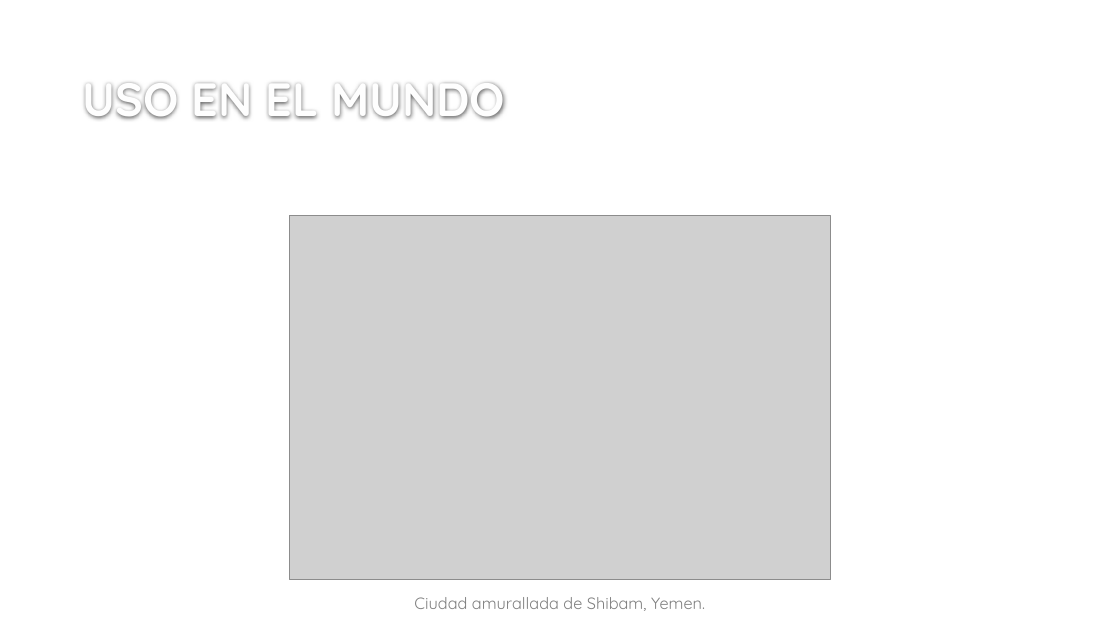
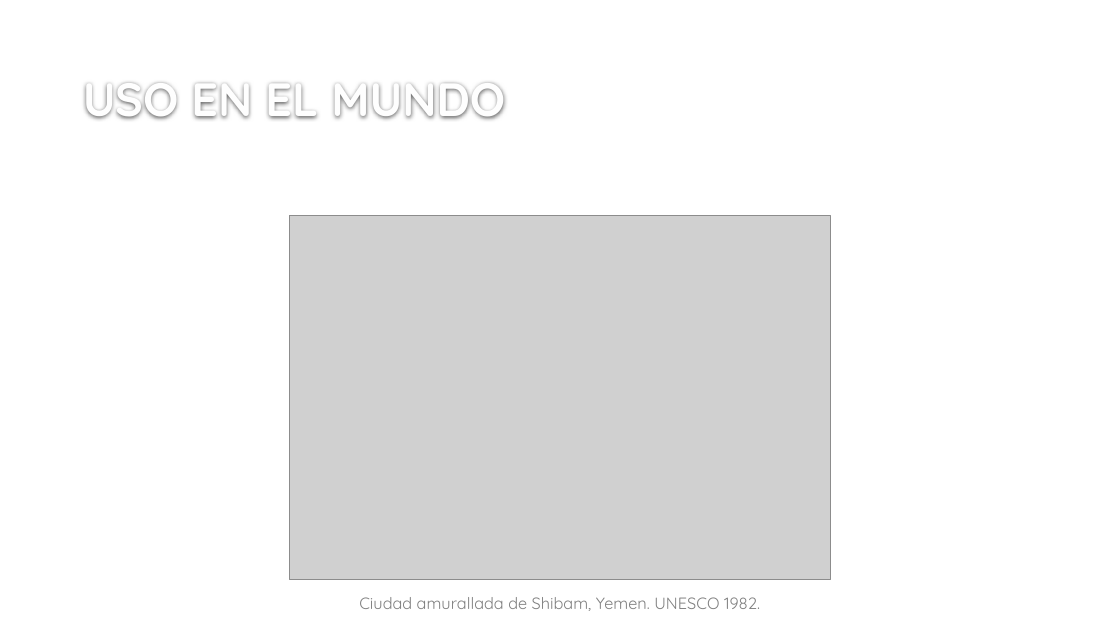
Before and after one commit to ppizarror/proyecto-CI6501, a slide deck: slide 16 of SISTEMAS CONSTRUCTIVOS EN ALBAÑILERIÁ.pptx (slide 14 before the commit). Drawn at 1120x630 pixels with LibreOffice and Linux fonts; fonts in the diff are those of the drawing; grey boxes stand for pictures; background and template pictures are left out. Boxes give left, top, right and bottom in pixels: in the first picture for what was removed or moved away, otherwise in the second. Text is boxed around its words. In the diff, an @@ line names an element or a change of style, - is before the commit and + after.

```diff
--- a/SISTEMAS CONSTRUCTIVOS EN ALBAÑILERIÁ.pptx
+++ b/SISTEMAS CONSTRUCTIVOS EN ALBAÑILERIÁ.pptx
@@ text at [359, 597, 760, 611]: text changed @@
-Ciudad amurallada de Shibam, Yemen.
+Ciudad amurallada de Shibam, Yemen. UNESCO 1982.
```
Also in this commit, not shown: 5 other slides changed, 2 slides added, 1 slide removed.
